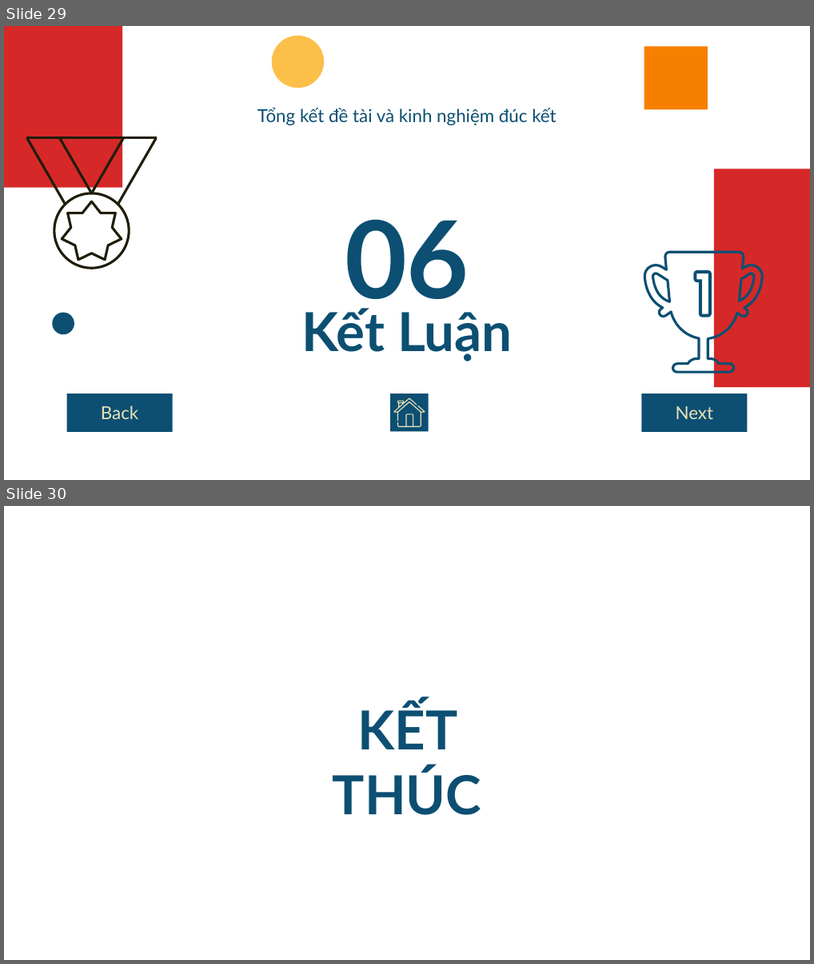
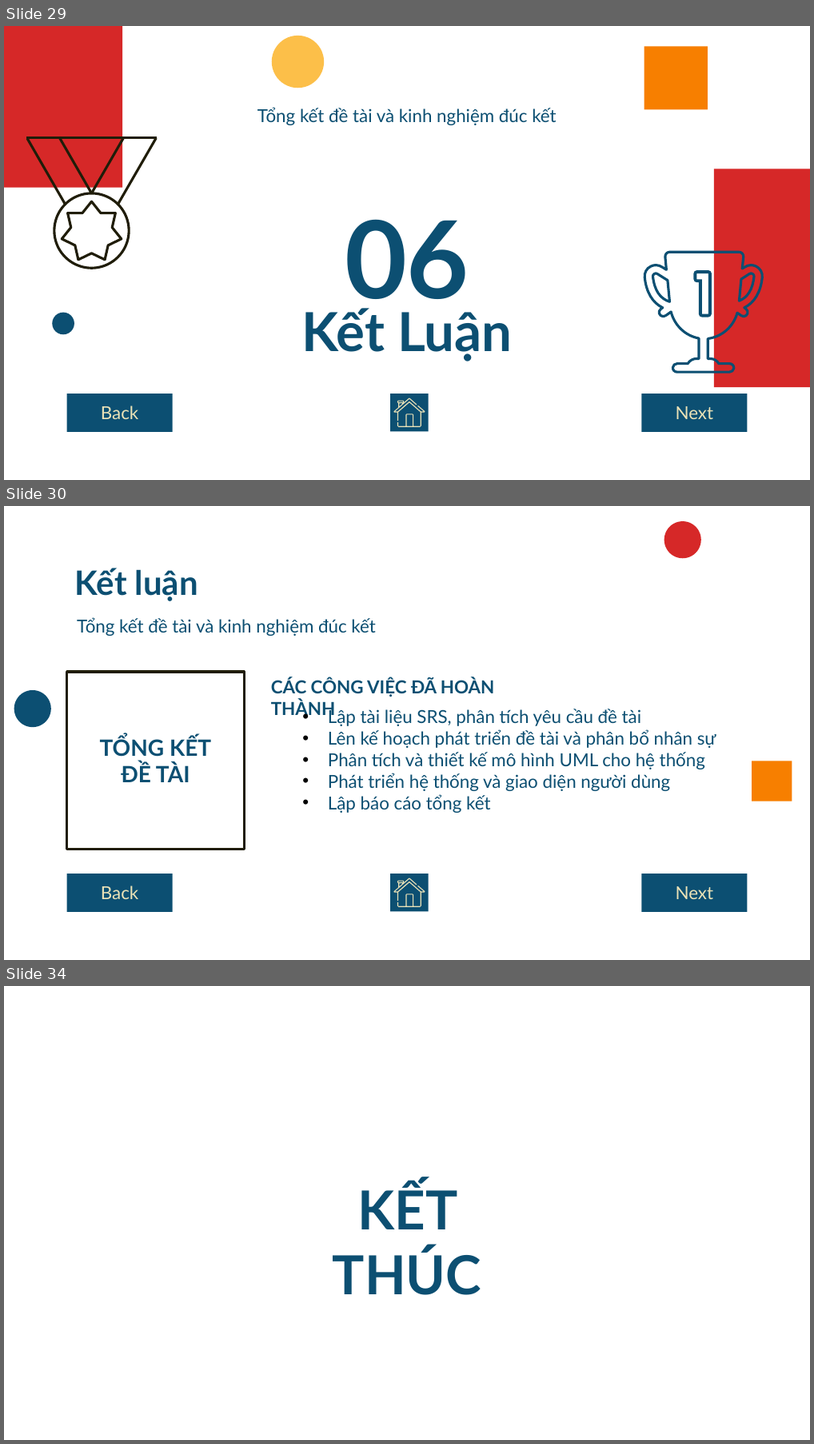
Before and after one commit to npackr/for-mqtt-dashboard, a slide deck: document/presentation.pptx. Shown one above the other, each under a label of ours: slides 29 and 30 before the commit, slides 29, 30 and 34 after it; the slides between them are not shown. The pictures are 814x964 and 814x1444 pixels, drawn with LibreOffice and Linux fonts; fonts in the diff are those of the drawing. Boxes give left, top, right and bottom in pixels: in the first picture for what was removed or moved away, otherwise in the second. Text is boxed around its words. In the diff, an @@ line names an element or a change of style, - is before the commit and + after.

```diff
--- a/document/presentation.pptx
+++ b/document/presentation.pptx
@@ slide 30 added at [4,506,810,960], background #FFFFFF @@
@@ ellipse added at [665,521,702,559], fill #D62828 @@
@@ title added at [75,568,198,601], 30 pt, text #0C4F72, bold @@
+Kết luận
@@ text added at [77,617,375,636], 16 pt, text #0C4F72 @@
+Tổng kết đề tài và kinh nghiệm đúc kết
@@ rectangle added at [67,672,244,848], outline #201D09 2.25 pt, 20 pt, text #0C4F72, bold @@
+TỔNG KẾT
+ĐỀ TÀI
@@ ellipse added at [14,690,51,727], fill #0C4F72 @@
@@ text added at [271,677,495,719], 16 pt, text #0C4F72, bold @@
+CÁC CÔNG VIỆC ĐÃ HOÀN THÀNH
@@ text added at [328,708,717,812], 16 pt, text #0C4F72 @@
+• Lập tài liệu SRS, phân tích yêu cầu đề tài
+• Lên kế hoạch phát triển đề tài và phân bổ nhân sự
+• Phân tích và thiết kế mô hình UML cho hệ thống
+• Phát triển hệ thống và giao diện người dùng
+• Lập báo cáo tổng kết
@@ rectangle added at [752,761,793,801], fill #F77F00 @@
@@ rectangle added at [67,873,173,911], fill #0C4F72, 16 pt, text #EAE2B7 @@
+Back
@@ rectangle added at [390,873,428,911], fill #0C4F72 @@
@@ freeform shape added at [394,878,425,907], fill #EAE2B7 @@
@@ rectangle added at [642,873,747,911], fill #0C4F72, 16 pt, text #EAE2B7 @@
+Next
@@ what was slide 30 is now slide 34 @@
```
Also in this commit, not shown: 1 slide changed, 3 other slides added.
